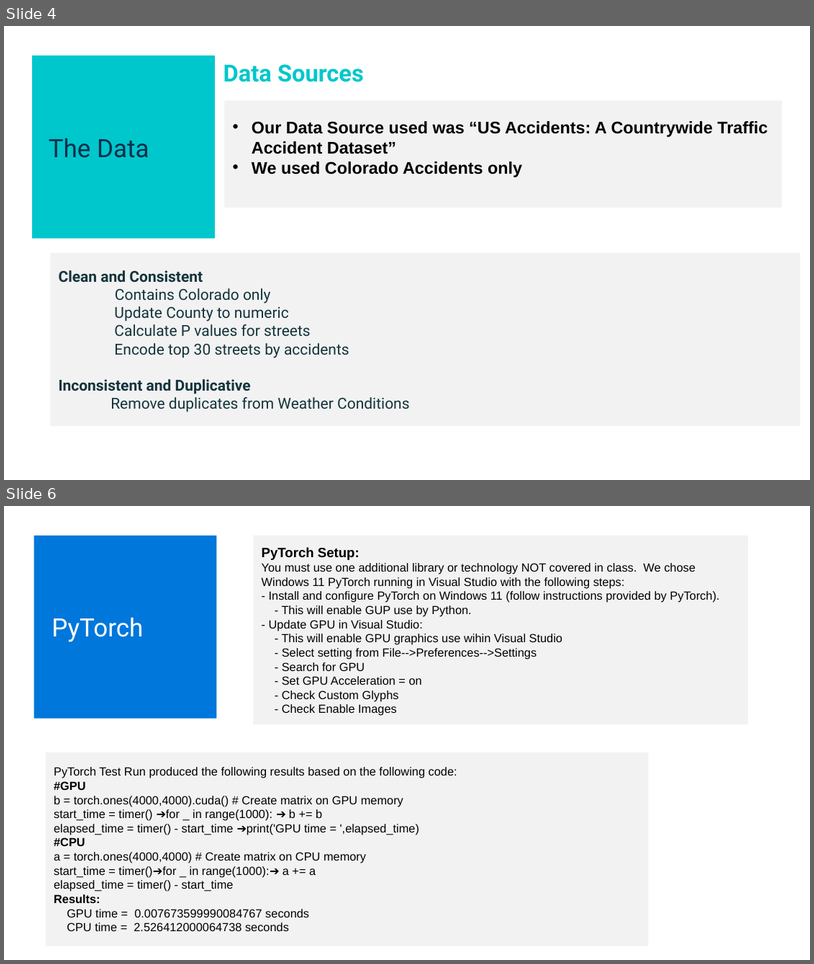
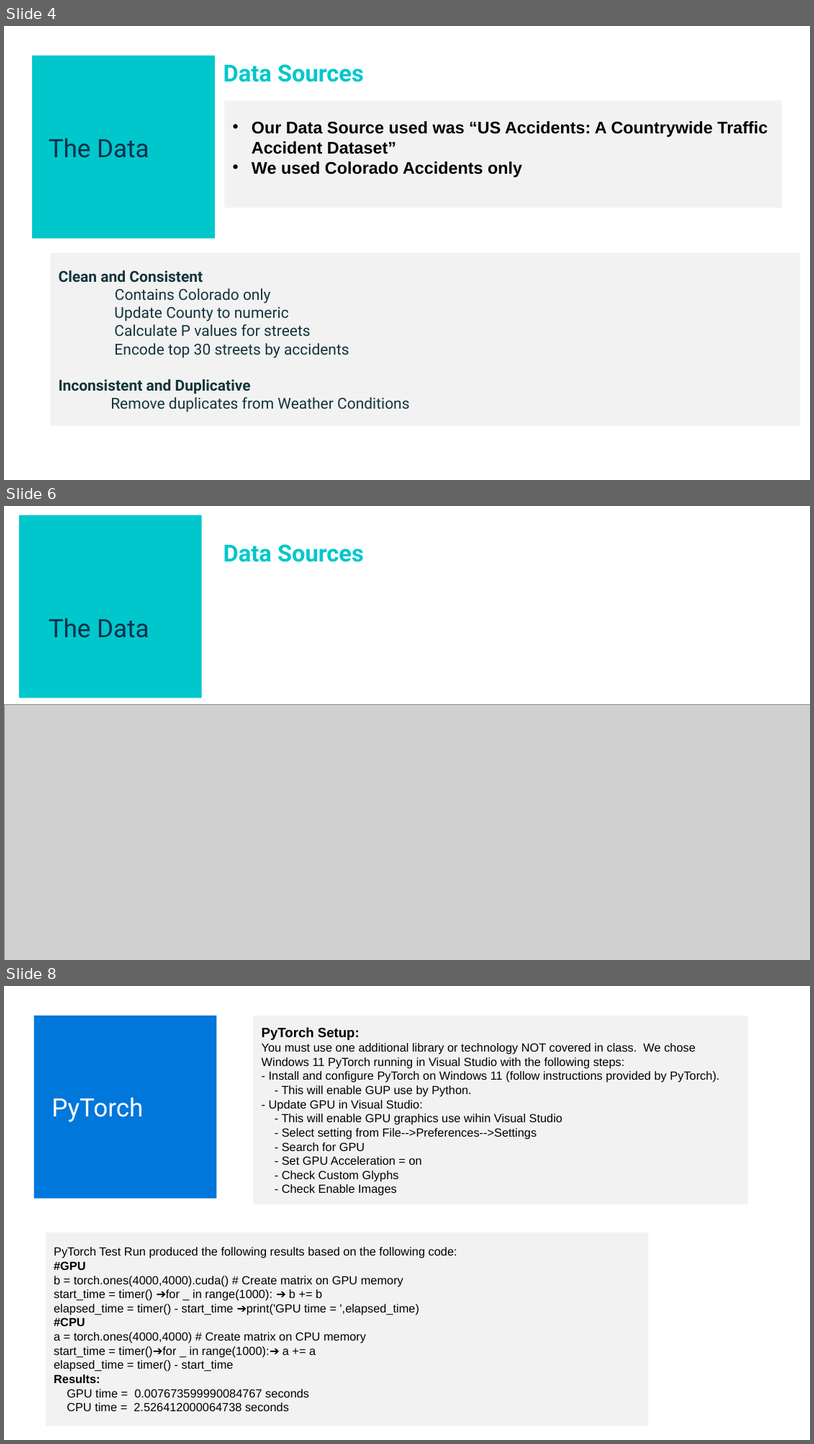
Before and after one commit to tbrown14611/Project_3_Final, a slide deck: Team_6_AI_Bootcamp_Project_3_Final.pptx. Shown one above the other, each under a label of ours: slides 4 and 6 before the commit, slides 4, 6 and 8 after it; the slides between them are not shown. The pictures are 814x964 and 814x1444 pixels, drawn with LibreOffice and Linux fonts; fonts in the diff are those of the drawing; grey boxes stand for pictures. Boxes give left, top, right and bottom in pixels: in the first picture for what was removed or moved away, otherwise in the second. Text is boxed around its words. In the diff, an @@ line names an element or a change of style, - is before the commit and + after.

```diff
--- a/Team_6_AI_Bootcamp_Project_3_Final.pptx
+++ b/Team_6_AI_Bootcamp_Project_3_Final.pptx
@@ slide 6 added at [4,506,810,960], background #FFFFFF @@
@@ rectangle added at [19,515,202,698], fill #00C7CC @@
@@ text added at [224,544,364,562], 28 pt, text #00C7CC, bold @@
+Data Sources
@@ text added at [49,618,149,638], 30 pt, text #082D49 @@
+The Data
@@ picture added at [4,705,810,960] @@
@@ what was slide 6 is now slide 8 @@
```
Also in this commit, not shown: 1 slide changed, 1 other slide added, 1 other file.
